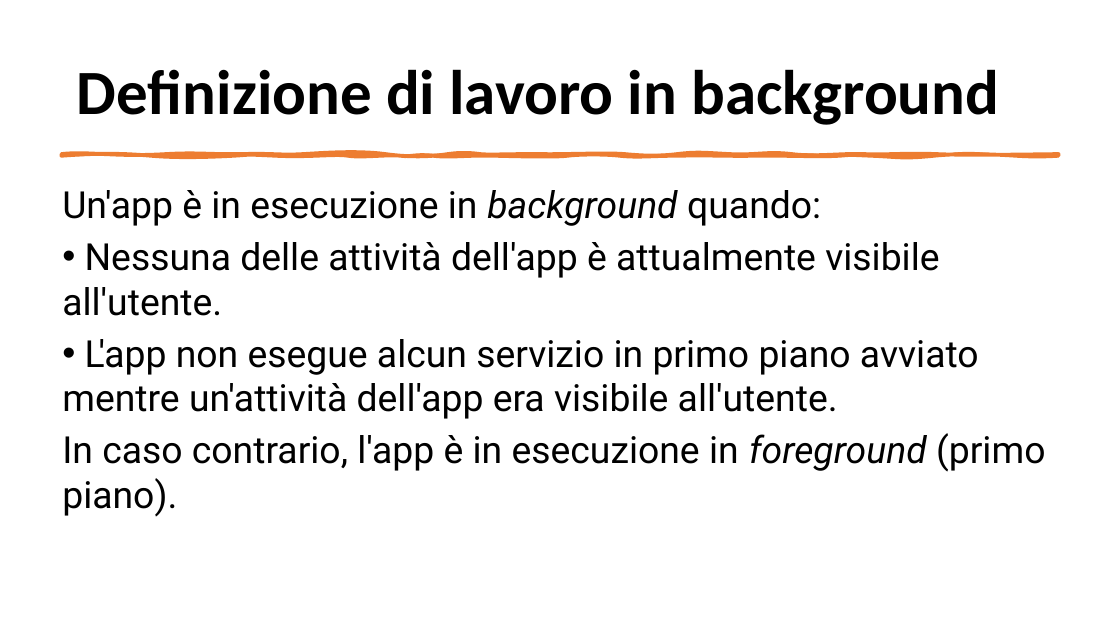
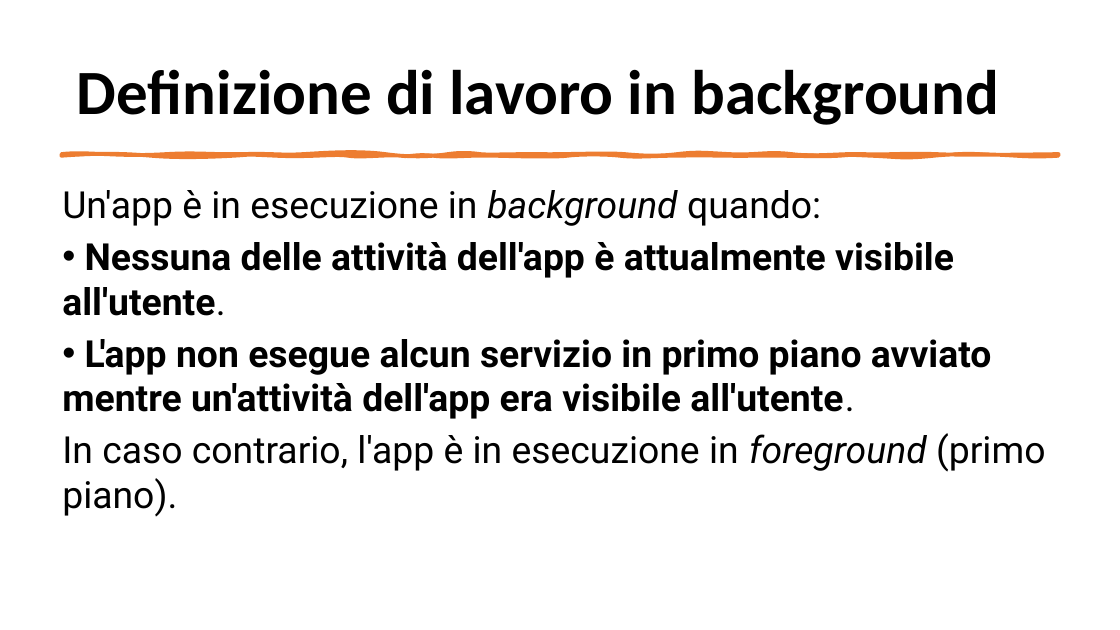
Before and after one commit to eliazv/MyPet, a slide deck: slide 2 of APK e Presentazione/Processi in background in Android - approfondimento Mobile.pptx. Drawn at 1120x630 pixels with LibreOffice and Linux fonts; fonts in the diff are those of the drawing. Boxes give left, top, right and bottom in pixels: in the first picture for what was removed or moved away, otherwise in the second. Text is boxed around its words. In the diff, an @@ line names an element or a change of style, - is before the commit and + after.

```diff
--- a/APK e Presentazione/Processi in background in Android - approfondimento Mobile.pptx
+++ b/APK e Presentazione/Processi in background in Android - approfondimento Mobile.pptx
@@ text at box(62, 242, 992, 419): bold on in "Nessuna delle attività dell'app è attualmente visibile ...", "L'app non esegue alcun servizio in primo ..." @@
```
Also in this commit, not shown: 5 other slides changed, 2 other files.
